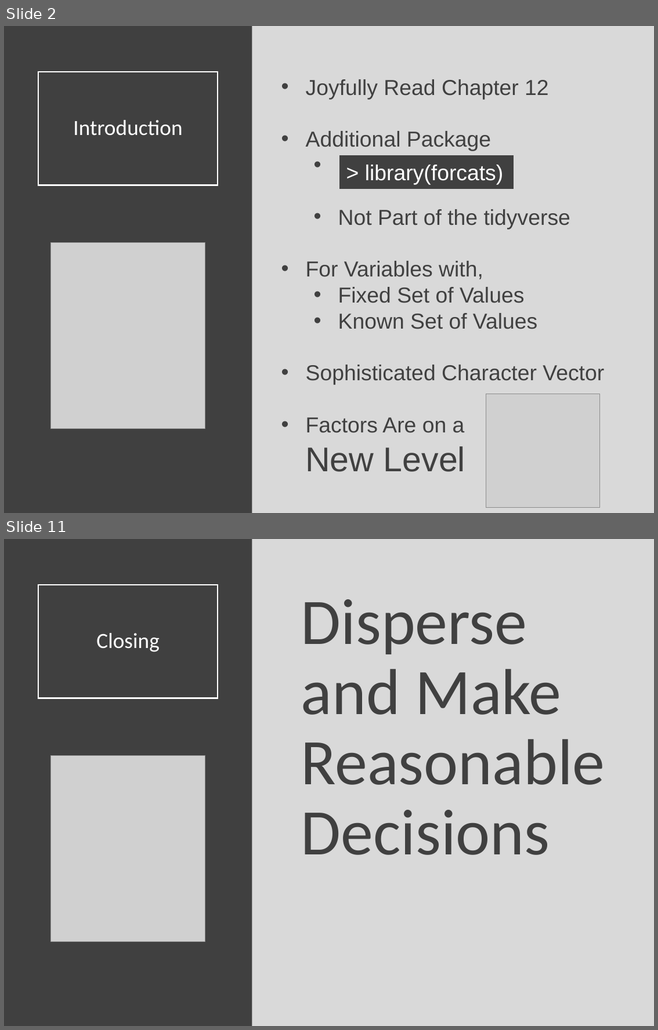
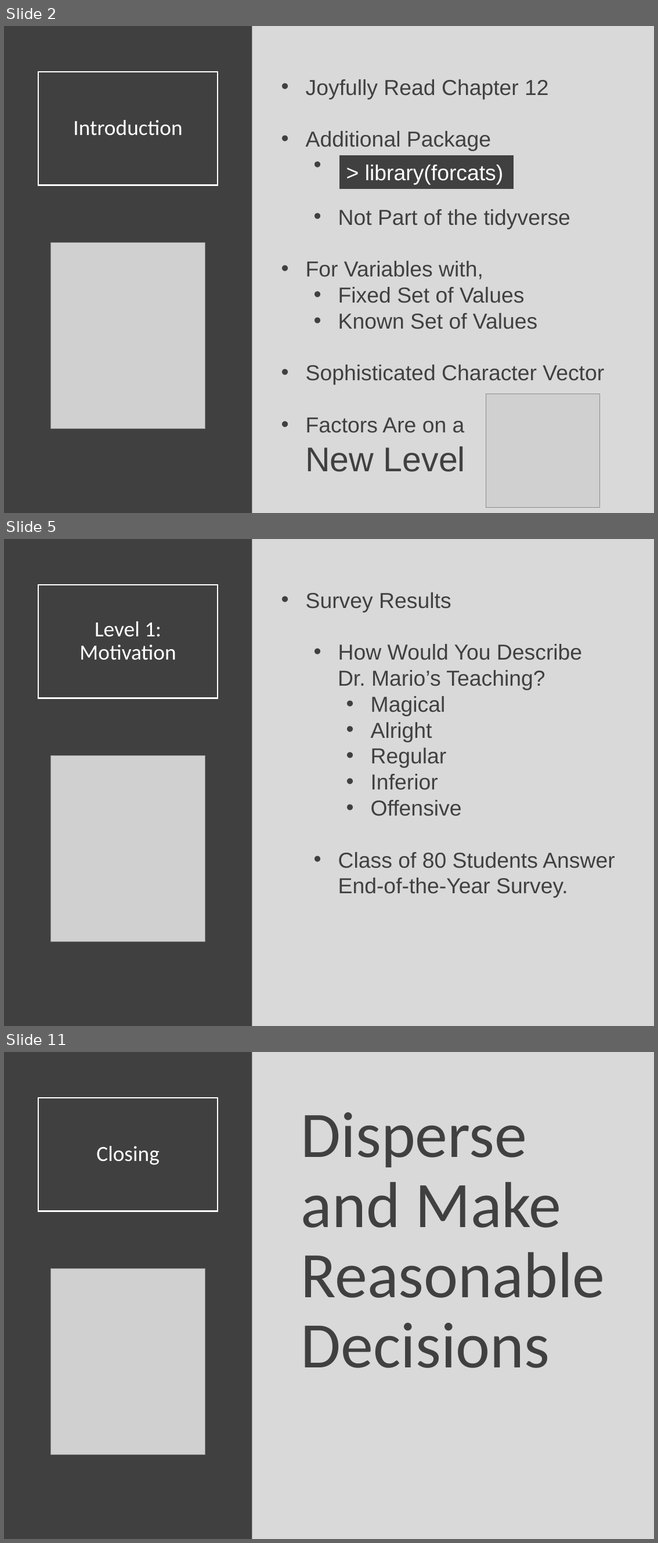
Before and after one commit to Yixf-Self/STOR320_WEBSITE, a slide deck: Lecture/Lecture 17/Lecture 17.pptx. Shown one above the other, each under a label of ours: slides 2 and 11 before the commit, slides 2, 5 and 11 after it; the slides between them are not shown. The pictures are 658x1030 and 658x1543 pixels, drawn with LibreOffice and Linux fonts; fonts in the diff are those of the drawing; grey boxes stand for pictures. Boxes give left, top, right and bottom in pixels: in the first picture for what was removed or moved away, otherwise in the second. Text is boxed around its words. In the diff, an @@ line names an element or a change of style, - is before the commit and + after.

```diff
--- a/Lecture/Lecture 17/Lecture 17.pptx
+++ b/Lecture/Lecture 17/Lecture 17.pptx
@@ slide 5 added at (x1=4, y1=539, x2=654, y2=1026), background #D9D9D9 @@
@@ rectangle added at (x1=4, y1=539, x2=252, y2=1026), fill #404040 @@
@@ title added at (x1=38, y1=584, x2=217, y2=698), outline #FFFFFF 1.5 pt, 24 pt, text #FFFFFF @@
+Level 1: Motivation
@@ text added at (x1=306, y1=592, x2=614, y2=898), 24 pt, text #404040 @@
+• Survey Results
+  • How Would You Describe
+  Dr. Mario’s Teaching?
+    • Magical
+    • Alright
+    • Regular
+    • Inferior
+    • Offensive
+  • Class of 80 Students Answer End-of-the-Year Survey.
@@ picture added at (x1=51, y1=755, x2=205, y2=942) @@
```
Also in this commit, not shown: 1 slide changed, 6 other slides added, 7 slides removed, 5 other files.
